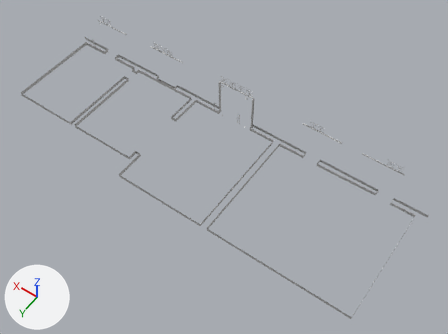
Renders of the FBX model FineArtsMuseumProject/Assets/NGAN/FBX/BTMT_Phongtranh_vientuong.fbx from each side of a commit.
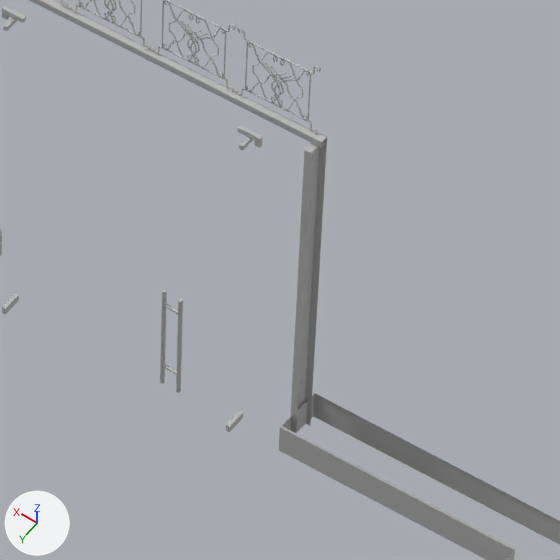
Each version appears first whole from a camera (50 mm lens) standing at (-20.8, 20.8, 30.4) and looking at (-7.4, 2.0, 0.8), and next in a close-up on the part from 49% to 62% of the width and 25% to 42% of the height. The lights are fixed; the arrows at lower left show +X, +Y and +Z. Where no turn or scale is listed for an object, it has been applied to the vertices. Vertices at the same position are counted once.

Before the edit, the objects in view are built like this:
```python
me_mesh = bpy.data.meshes.new('Mesh')
me_mesh.from_pydata(...)  # 16976 vertices, 17432 faces; spans x -13.5..13.5, y -4.1..4.1, z -1.7..1.7
me_mesh.materials.append(mat_l_btmt_pngt_wall_mat_btmt_phongtranh_vientuong)  # grey #bcbcbc
ob_l_btmt_pngt_wall_btmt_phongtranh_vientuong1 = bpy.data.objects.new('L_BTMT_PNGT_WALL:BTMT_Phongtranh_vientuong1', me_mesh)
ob_l_btmt_pngt_wall_btmt_phongtranh_vientuong1.location = (-5.37, 1.852, 1.834)
```
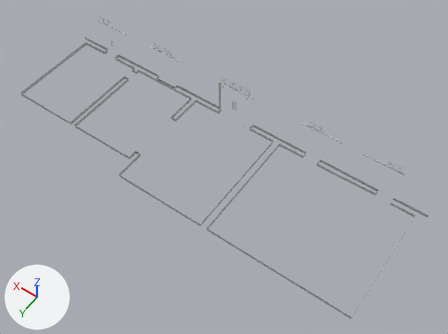
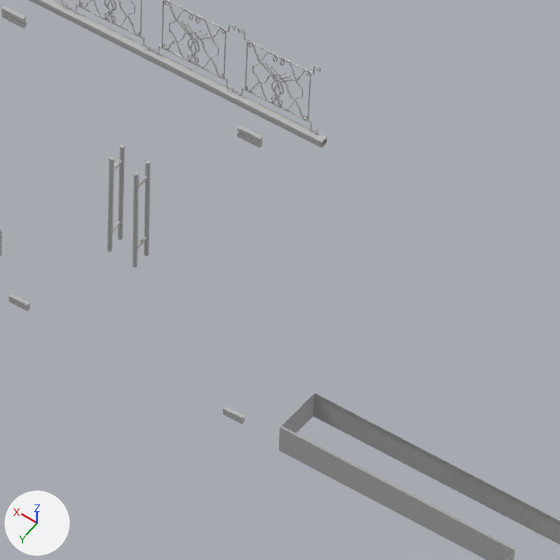
Where the newer file only moved an object's origin or applied its transform, the numbers keep the older frame.

The change, as a list of edits to the scene's bpy script:
```text
Change me_mesh:
    used by ob_l_btmt_pngt_wall_btmt_phongtranh_vientuong1; location = (-5.37, 1.852, 1.834)
    remove me_mesh.from_pydata(...)  # 16976 vertices, 17432 faces; spans x -13.5..13.5, y -4.1..4.1, z -1.7..1.7
    add me_mesh.from_pydata(...)  # 16960 vertices, 17421 faces; spans x -13.5..13.5, y -4.1..4.1, z -1.7..1.7
    me_mesh part 1: the loose piece of 16 vertices spanning x -1.4..-1.3, y -4.0..-3.8, z -1.7..1.0 is deleted
    me_mesh part 2: 222 vertices moved from x -1.0..0.9, y -3.6..-2.8, z -1.6..1.1 to x -0.9..0.7, y -3.8..-3.6, z -1.6..1.1; 2 vertices removed from x -1.0, y -3.6, z 1.1; 2 vertices added at x -0.9, y -3.7, z 1.1
```

Where the change shows, as pixel boxes [x1, y1, x2, y2] in the close-ups (560 x 560 px; the box of a moved part takes in the faces that stretch with it):
part 1 of me_mesh, deleted
    before: [290, 134, 327, 433]
part 2 of me_mesh, moved or reshaped
    before: [2, 17, 253, 432]
    after: [8, 16, 257, 424]
